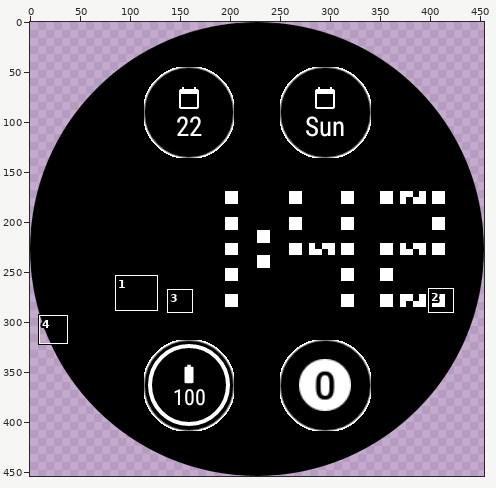
File history of a sprite sheet, resources-wear/src/androidMain/res/drawable-nodpi/watchface_round.png. Above: a wide view before the commit, with the close-up outlined.
Close-up. The starting point:
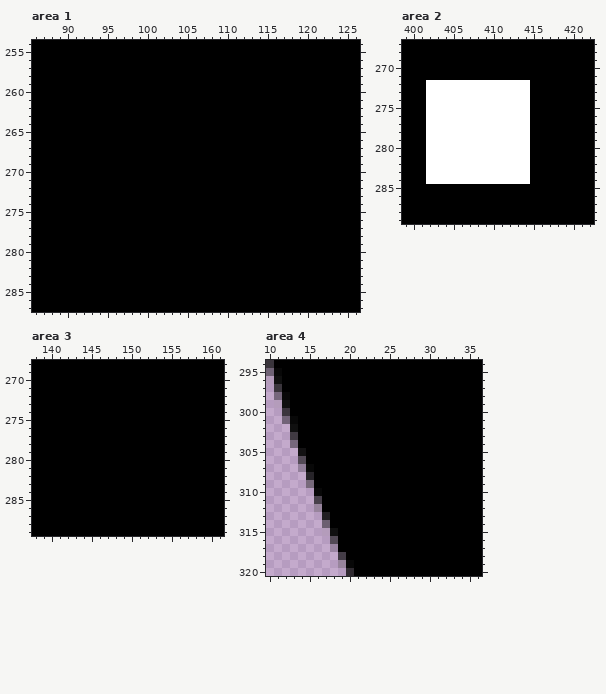
The file is 454x454 pixels. Pixels under 10% opacity are left out. Colours within 5 levels of each other are drawn and written as one. Shown: area 1: x 86..126, y 254..287; area 2: x 399..422, y 267..289; area 3: x 138..161, y 268..289; area 4: x 10..36, y 294..320. The commit also changed other parts of the picture, which this record leaves out.
The result:
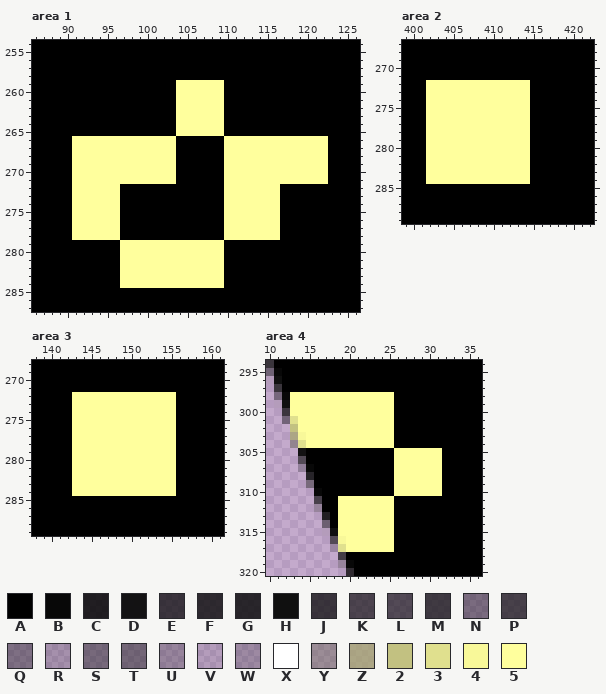
Palette (. is transparent): A #000000  B #080808  C #0c0c0ce2  D #0c0c0cf5  E #0d0d0dbf  F #0f0f0fd2  G #101010db  H #101010  J #121212c5  K #151515ae  L #161616a5  M #181818c3  N #1919196e  P #1b1b1bbb  Q #1f1f1f6c  R #20202030  S #20202078  T #2222227f  U #26262649  V #2e2e2e1c  W #2e2e2e43  X #ffffff  Y #61614969  Z #a4a46dbf  2 #c2c27ff8  3 #e0e08e  4 #f8f899  5 #ffff9d
The exact change:
Area 1:
y 259..265: x 104..109 AAAAAA -> 555555
y 266..271: x 91..103 AAAAAAAAAAAAA -> 5555555555555; x 110..122 AAAAAAAAAAAAA -> 5555555555555
y 272..278: x 91..96 AAAAAA -> 555555; x 110..116 AAAAAAA -> 5555555
y 279..284: x 97..109 AAAAAAAAAAAAA -> 5555555555555
Area 2:
y 272..284: x 402..414 XXXXXXXXXXXXX -> 5555555555555
Area 3:
y 272..284: x 143..155 AAAAAAAAAAAAA -> 5555555555555
Area 4:
y 298..300: x 13..25 AAAAAAAAAAAAA -> 5555555555555
y 301: x 13..25 BAAAAAAAAAAAA -> 3555555555555
y 302: x 13..25 HAAAAAAAAAAAA -> 2555555555555
y 303: x 13..25 MAAAAAAAAAAAA -> Z455555555555
y 304: x 13..25 QAAAAAAAAAAAA -> Y355555555555
y 305..310: x 26..31 AAAAAA -> 555555
y 311..315: x 19..25 AAAAAAA -> 5555555
y 316: x 19..25 AAAAAAA -> 4555555
y 317: x 19..25 AAAAAAA -> 3555555
